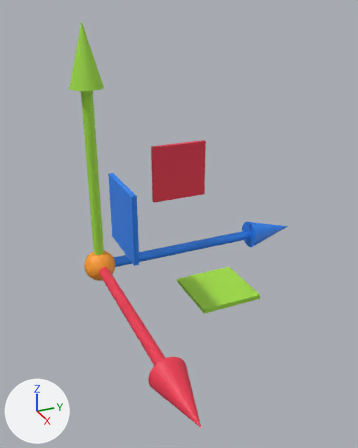
What one commit did to the FBX model Models/Component/Position.fbx.
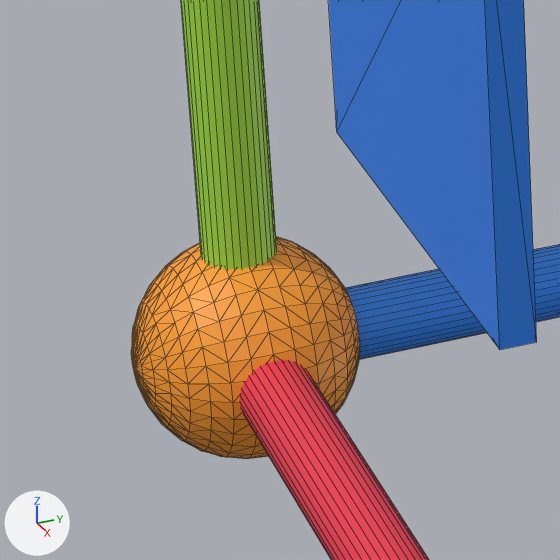
Each version appears first whole from a camera (50 mm lens) standing at (4.957, -1.23, 2.815) and looking at (1.076, 0.517, 0.875), and next in a close-up on the part from 19% to 40% of the width and 49% to 66% of the height. Every picture has the same lights, and +X, +Y and +Z are marked at lower left. The close-ups show mesh edges as thin lines.

Names of what the first close-up shows: 'X', 'XY', 'XYZ', 'Y', 'Z'.
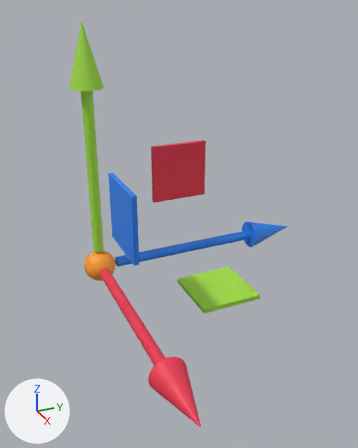
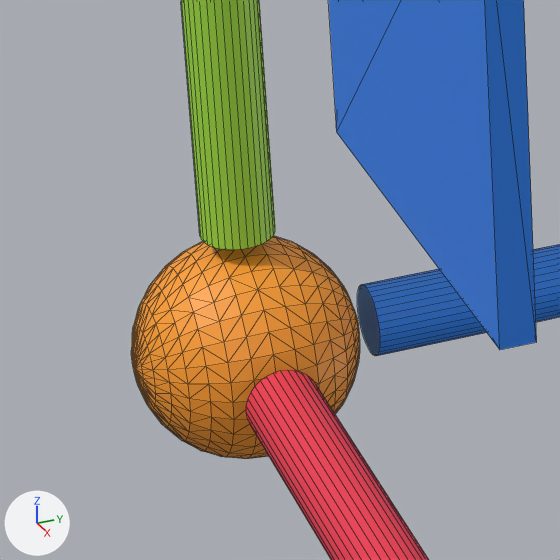
Where the change shows, as pixel boxes (x1, y1, x2, y2) in the close-ups (560 x 560 px):
'Y', reshaped
    before: (181, 0, 277, 269)
    after: (181, 0, 275, 250)
'X', reshaped
    before: (240, 360, 429, 560)
    after: (246, 370, 429, 560)
'Z', reshaped
    before: (345, 244, 560, 359)
    after: (357, 244, 560, 356)

Diff of the bpy script that builds the scene:
```diff
--- a/Models/Component/Position.fbx.py
+++ b/Models/Component/Position.fbx.py
@@ me_y @@
 me_y.from_pydata(...)  # 97 vertices, 67 faces; spans x -0.17..0.17, y -0.17..0.17, z 0.1..2.62
 # used by ob_y; location = (0.0, 0.0, 0.0); rotation_euler = (3.142, 0.0, 1.571), in degrees (180, 0, 90); scale = (-1.0, -1.0, -1.0)
+# me_y part 3: all 32 vertices in x -0.06..0.06, y -0.06..0.06, z 0.1 are moved by (0.0, 0.0, 0.1)
 me_y.materials.append(mat_green)
@@ me_z @@
 me_z.from_pydata(...)  # 97 vertices, 67 faces; spans x -0.17..0.17, y -0.17..0.17, z 0.1..2.62
 # used by ob_z; location = (0.0, 0.0, 0.0); rotation_euler = (-1.571, 0.0, -3.142), in degrees (-90, 0, -180); scale = (-1.0, -1.0, -1.0)
+# me_z part 1: all 32 vertices in x -0.06..0.06, y -0.06..0.06, z 0.1 are moved by (0.0, 0.0, 0.1)
 me_z.materials.append(mat_blue)
@@ me_x @@
 me_x.from_pydata(...)  # 97 vertices, 67 faces; spans x -0.17..0.17, y -0.17..0.17, z 0.1..2.62
 # used by ob_x; location = (0.0, 0.0, 0.0); rotation_euler = (-1.571, 0.0, 1.571), in degrees (-90, 0, 90); scale = (-1.0, -1.0, -1.0)
+# me_x part 2: all 32 vertices in x -0.06..0.06, y -0.06..0.06, z 0.1 are moved by (0.0, 0.0, 0.1)
 me_x.materials.append(mat_red)
```
